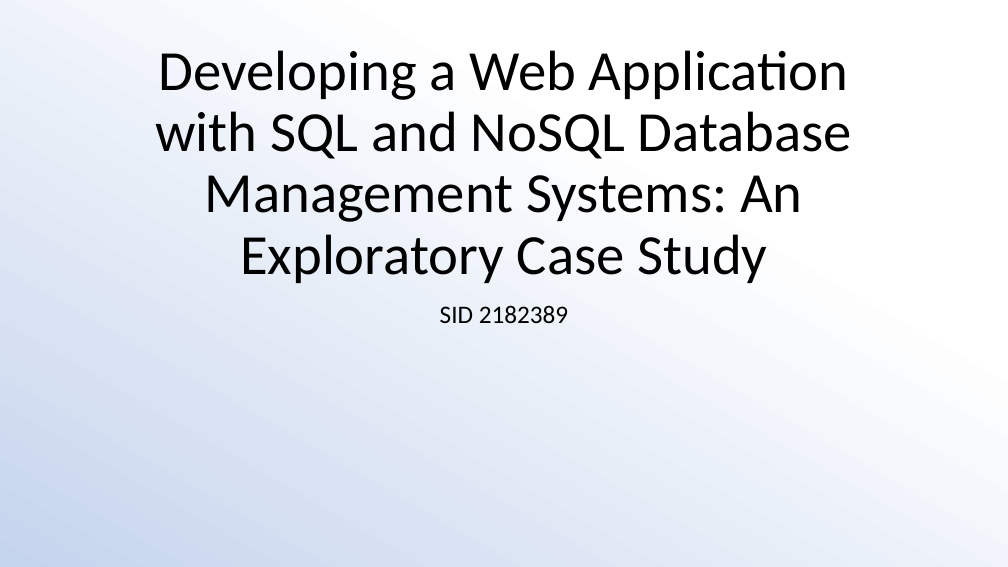
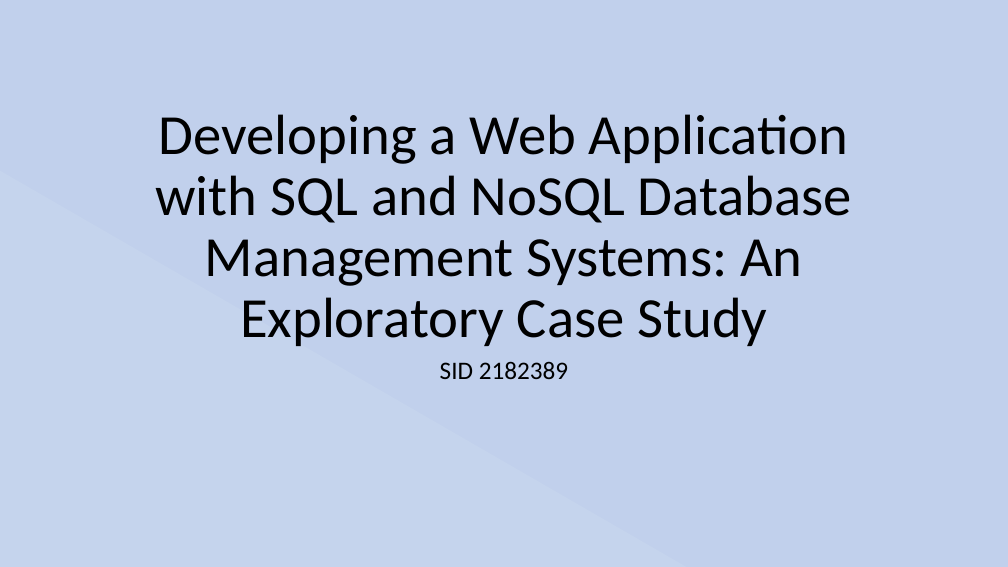
Before and after one commit to Stu-Gotz/pgmp, a slide deck: slide 1 of Presentation.pptx. Drawn at 1008x567 pixels with LibreOffice and Linux fonts; fonts in the diff are those of the drawing. Boxes give left, top, right and bottom in pixels: in the first picture for what was removed or moved away, otherwise in the second. Text is boxed around its words. In the diff, an @@ line names an element or a change of style, - is before the commit and + after.

```diff
--- a/Presentation.pptx
+++ b/Presentation.pptx
@@ background gradient #FFFFFF to #C5D4ED to #CFDBF0 to #ABC0E4 to #C7D5ED to gradient #C1D0EC to #C5D4ED to #CFDBF0 to #ABC0E4 to #C7D5ED @@
@@ title "Developing a Web Application with ...": place and size @@
-title "Developing a Web Application with ..." at <box>155,50,852,283</box>
+title "Developing a Web Application with ..." at <box>155,114,852,346</box>
@@ subtitle "SID 2182389": place and size @@
-subtitle "SID 2182389" at <box>440,305,568,324</box>
+subtitle "SID 2182389" at <box>440,361,568,379</box>
```
Also in this commit, not shown: 17 other slides changed, 1 slide added, 1 slide removed, 1 other file.
